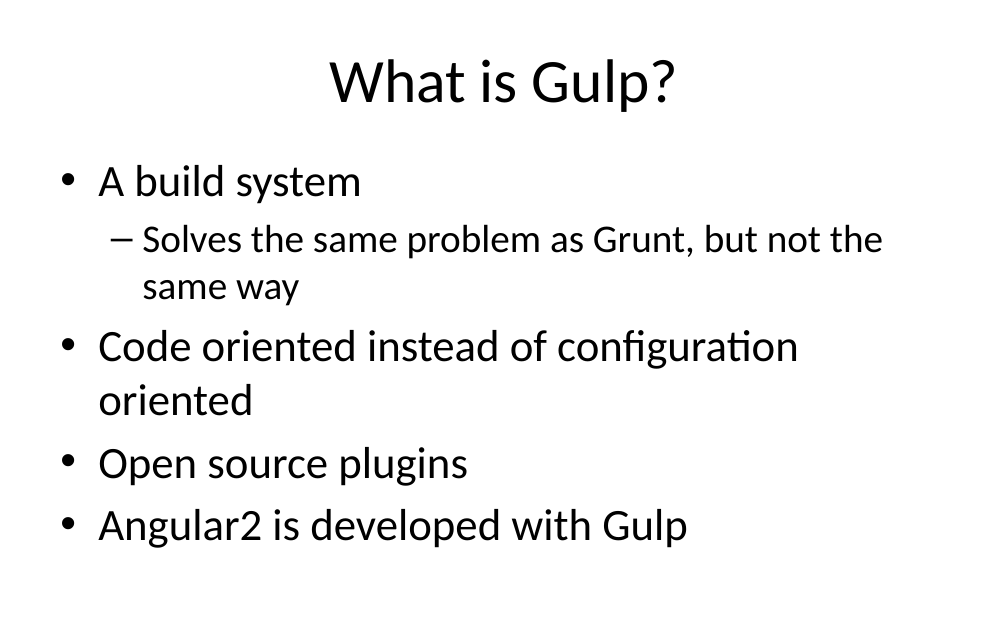
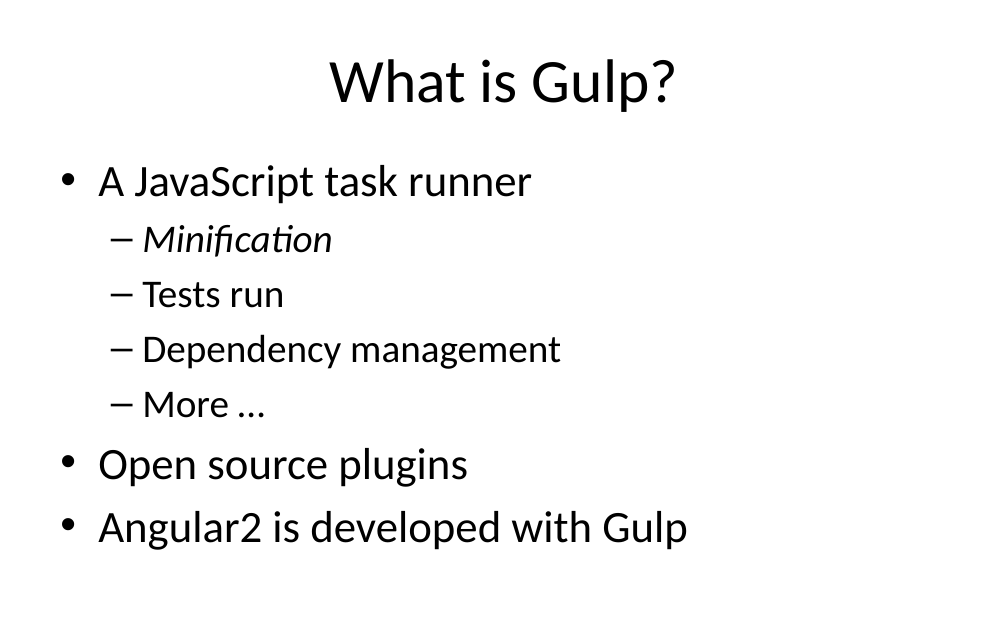
Before and after one commit to darthgc/gulp-presentation, a slide deck: slide 3 of presentation/presentation.pptx (slide 2 before the commit). Drawn at 1008x630 pixels with LibreOffice and Linux fonts; fonts in the diff are those of the drawing. Boxes give left, top, right and bottom in pixels: in the first picture for what was removed or moved away, otherwise in the second. Text is boxed around its words. In the diff, an @@ line names an element or a change of style, - is before the commit and + after.

```diff
--- a/presentation/presentation.pptx
+++ b/presentation/presentation.pptx
@@ text at [98, 165, 561, 418]: text changed; size 32 to 28 pt @@
-• A build system
-  – Solves the same problem as Grunt, but not the same way
-• Code oriented instead of configuration oriented
+• A JavaScript task runner
+  – Minification
+  – Tests run
+  – Dependency management
+  – More …
```
Also in this commit, not shown: 2 other slides changed, 5 slides added.
